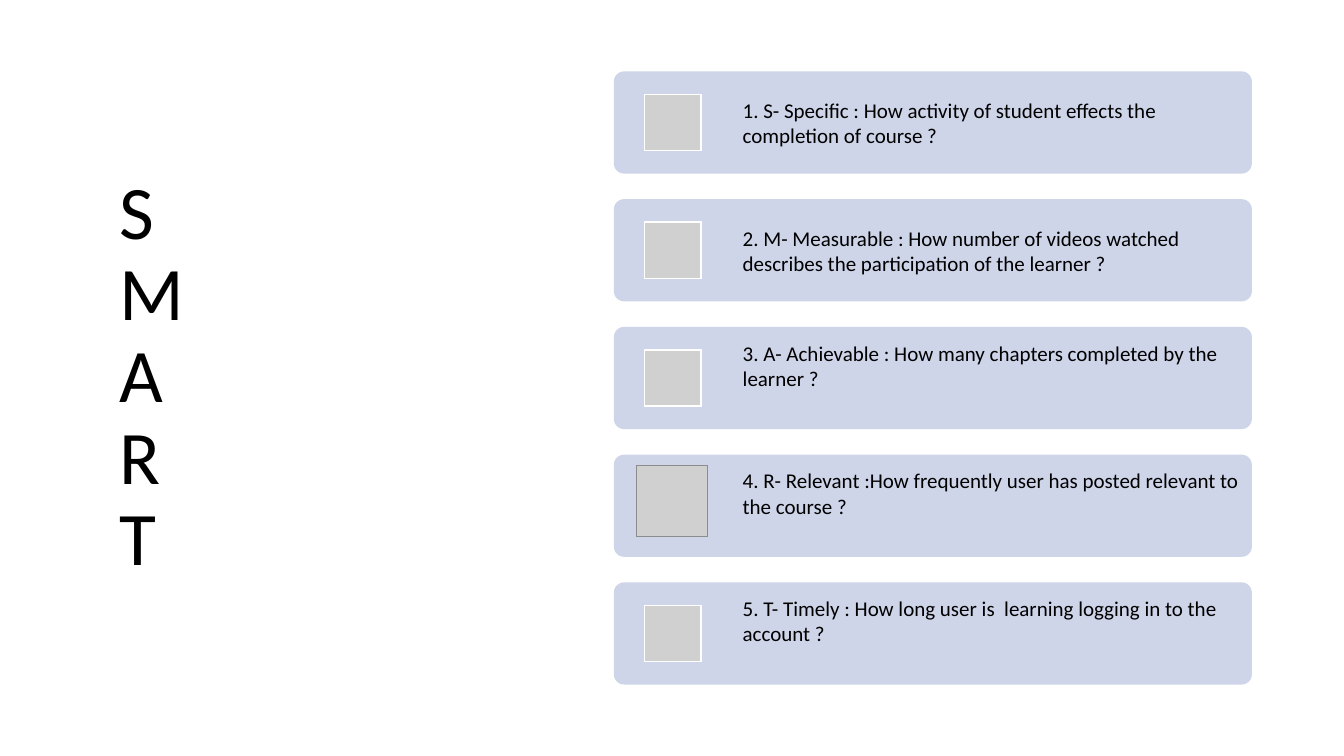
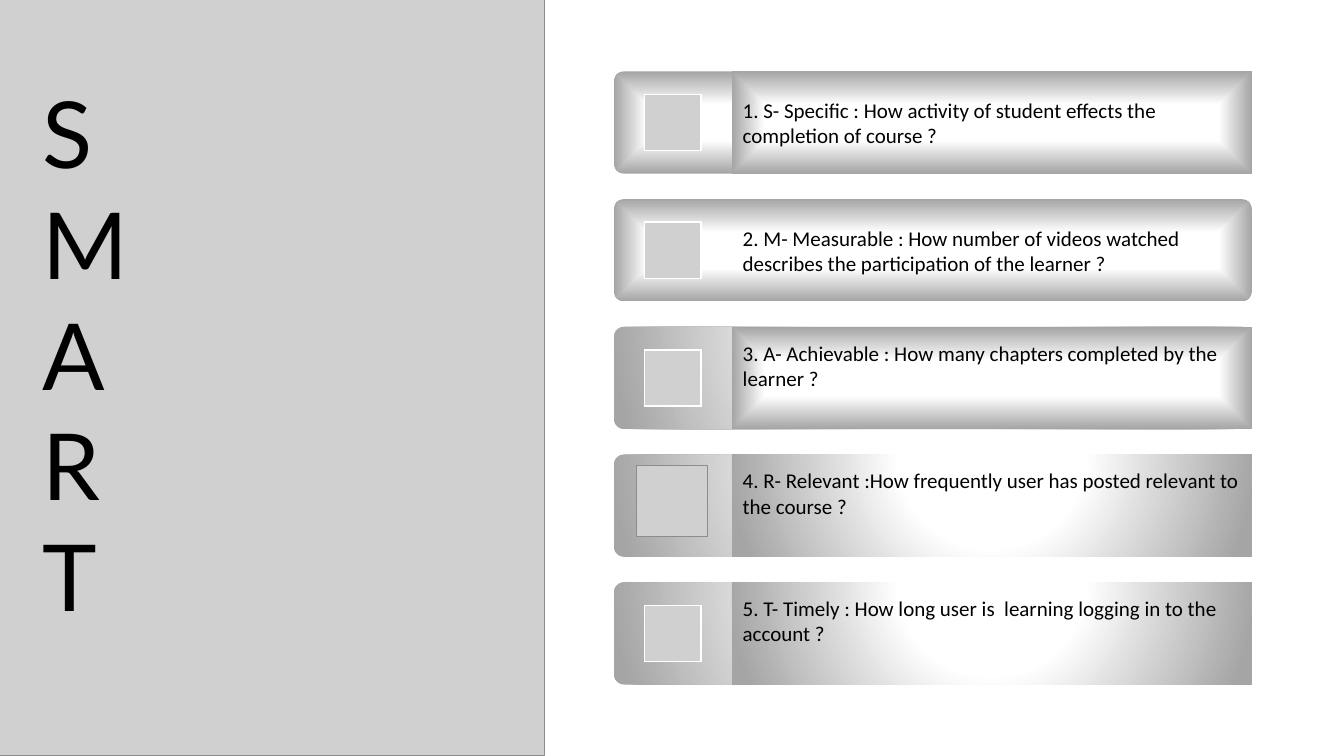
Before and after one commit to MANALI999999/test, a slide deck: slide 3 of Presentation1 [Autosaved].pptx (slide 4 before the commit). Drawn at 1344x756 pixels with LibreOffice and Linux fonts; fonts in the diff are those of the drawing; grey boxes stand for pictures. Boxes give left, top, right and bottom in pixels: in the first picture for what was removed or moved away, otherwise in the second. Text is boxed around its words. In the diff, an @@ line names an element or a change of style, - is before the commit and + after.

```diff
--- a/Presentation1 [Autosaved].pptx
+++ b/Presentation1 [Autosaved].pptx
@@ picture added at <box>0,0,544,756</box> @@
@@ text "S M A R T": place and size @@
-text "S M A R T" at <box>120,190,185,565</box>
+text "S M A R T" at <box>42,101,128,611</box>
@@ text "S M A R T" at <box>42,101,128,611</box>: size 54 to 66 pt, font Calibri to Lato; line spacing 0.9 to 1; vertical alignment middle to top @@
@@ fill #CFD5EA to gradient #FFFFFF to #A5A5A5 in 5 elements at <box>614,72,1252,173</box>, <box>614,200,1252,301</box>, <box>614,327,1252,429</box>, <box>614,455,1252,557</box>, <box>614,583,1252,685</box> @@
@@ group added at <box>732,72,1252,685</box>: 4 rectangles @@
```
Also in this commit, not shown: 2 other slides changed, 2 slides removed.
